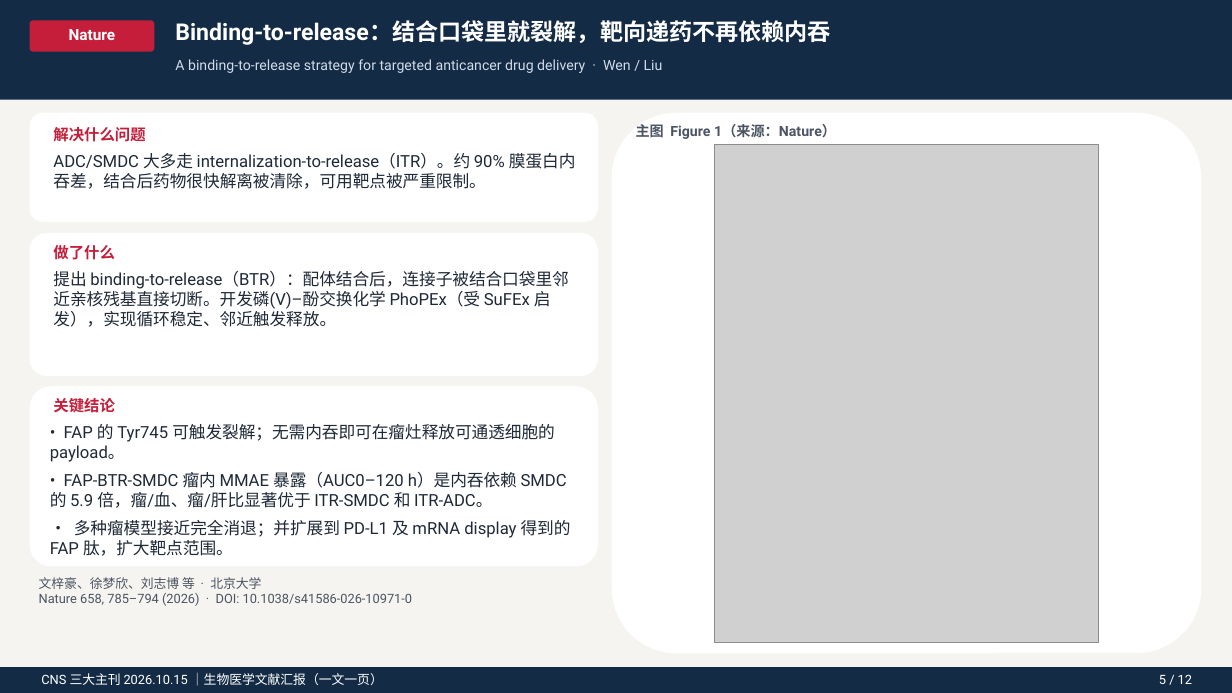
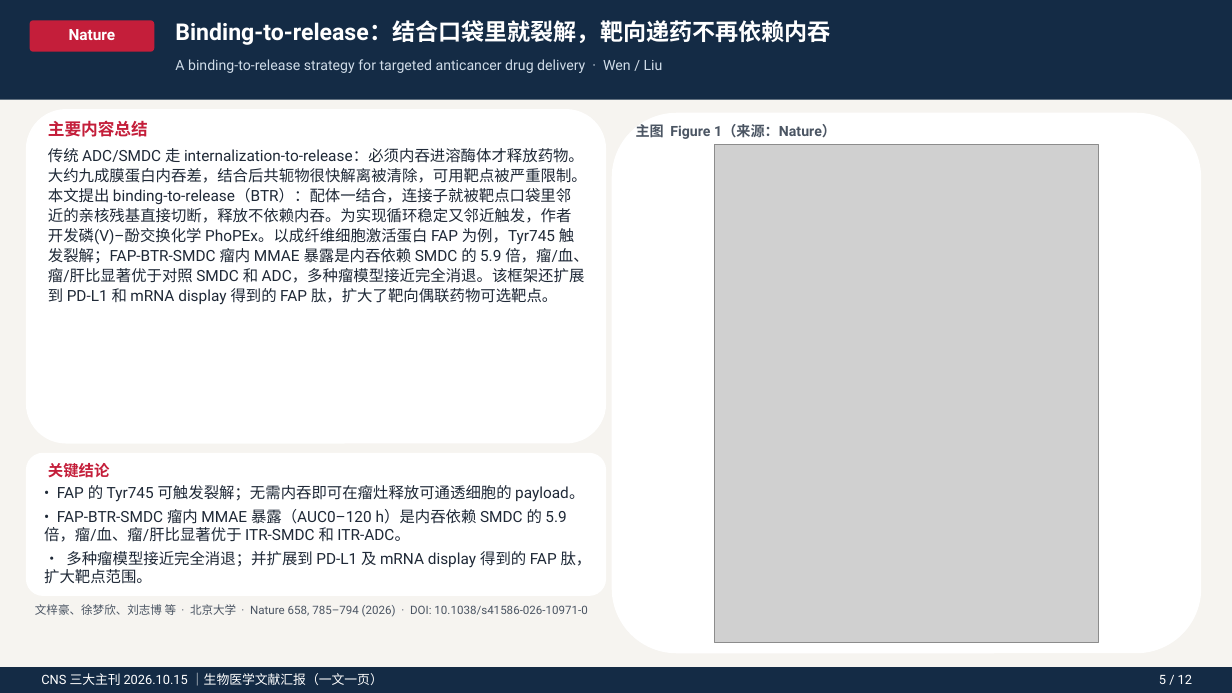
Before and after one commit to zh798858037-sys/AI, a slide deck: slide 7 of CNS_20261015_生物医学文献汇报.pptx. Drawn at 1232x693 pixels with LibreOffice and Linux fonts; fonts in the diff are those of the drawing; grey boxes stand for pictures. Boxes give left, top, right and bottom in pixels: in the first picture for what was removed or moved away, otherwise in the second. Text is boxed around its words. In the diff, an @@ line names an element or a change of style, - is before the commit and + after.

```diff
--- a/CNS_20261015_生物医学文献汇报.pptx
+++ b/CNS_20261015_生物医学文献汇报.pptx
@@ rounded rectangle: place and size @@
-rounded rectangle at bbox=[30, 233, 598, 376]
+rounded rectangle at bbox=[26, 109, 606, 444]
@@ rounded rectangle removed at bbox=[30, 113, 598, 222] @@
@@ text added at bbox=[48, 120, 148, 137], 13 pt, text #C41E3A, bold @@
+主要内容总结
@@ text added at bbox=[48, 148, 588, 305], 12 pt, text #1F2937 @@
+传统 ADC/SMDC 走 internalization-to-release：必须内吞进溶酶体才释放药物。大约九成膜蛋白内吞差，结合后共轭物很快解离被清除，可用靶点被严重限制。本文提出 binding-to-release（BTR）：配体一结合，连接子就被靶点口袋里邻近的亲核残基直接切断，释放不依赖内吞。为实现循环稳定又邻近触发，作者开发磷(V)–酚交换化学 PhoPEx。以成纤维细胞激活蛋白 FAP 为例，Tyr745 触发裂解；FAP-BTR-SMDC 瘤内 MMAE 暴露是内吞依赖 SMDC 的 5.9 倍，瘤/血、瘤/肝比显著优于对照 SMDC 和 ADC，多种瘤模型接近完全消退。该框架还扩展到 PD-L1 和 mRNA display 得到的 FAP 肽，扩大了靶向偶联药物可选靶点。
@@ text removed at bbox=[53, 127, 145, 142] @@
-解决什么问题
@@ text removed at bbox=[53, 153, 576, 189] @@
-ADC/SMDC 大多走 internalization-to-release（ITR）。约 90% 膜蛋白内吞差，结合后药物很快解离被清除，可用靶点被严重限制。
@@ text removed at bbox=[53, 245, 115, 260] @@
-做了什么
@@ text removed at bbox=[53, 271, 568, 327] @@
-提出 binding-to-release（BTR）：配体结合后，连接子被结合口袋里邻近亲核残基直接切断。开发磷(V)–酚交换化学 PhoPEx（受 SuFEx 启发），实现循环稳定、邻近触发释放。
@@ rounded rectangle: place and size @@
-rounded rectangle at bbox=[30, 386, 598, 567]
+rounded rectangle at bbox=[26, 453, 606, 596]
@@ text "• FAP 的 Tyr745 可触发裂解；无需内吞即可在瘤灶释放可通透细胞的 ...": place and size @@
-text "• FAP 的 Tyr745 可触发裂解；无需内吞即可在瘤灶释放可通透细胞的 ..." at bbox=[50, 424, 571, 556]
+text "• FAP 的 Tyr745 可触发裂解；无需内吞即可在瘤灶释放可通透细胞的 ..." at bbox=[44, 485, 592, 584]
@@ text "• FAP 的 Tyr745 可触发裂解；无需内吞即可在瘤灶释放可通透细胞的 ..." at bbox=[44, 485, 592, 584]: size 13 to 12 pt; less space between paragraphs @@
@@ text "关键结论": place and size @@
-text "关键结论" at bbox=[53, 398, 115, 413]
+text "关键结论" at bbox=[48, 463, 110, 478]
@@ text at bbox=[35, 604, 587, 617]: text changed; size 10 to 9 pt @@
-文梓豪、徐梦欣、刘志博 等 · 北京大学
-Nature 658, 785–794 (2026) · DOI: 10.1038/s41586-026-10971-0
+文梓豪、徐梦欣、刘志博 等 · 北京大学 · Nature 658, 785–794 (2026) · DOI: 10.1038/s41586-026-10971-0
```
Also in this commit, not shown: 12 other slides changed, 2 other files.
